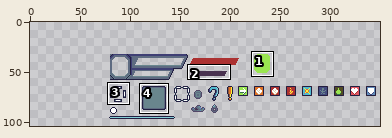
One commit to this pixel-art file: android/assets/ase/ui.ase. Above, an overview of the earlier version with the close-up marked.
Close-up. Earlier state:
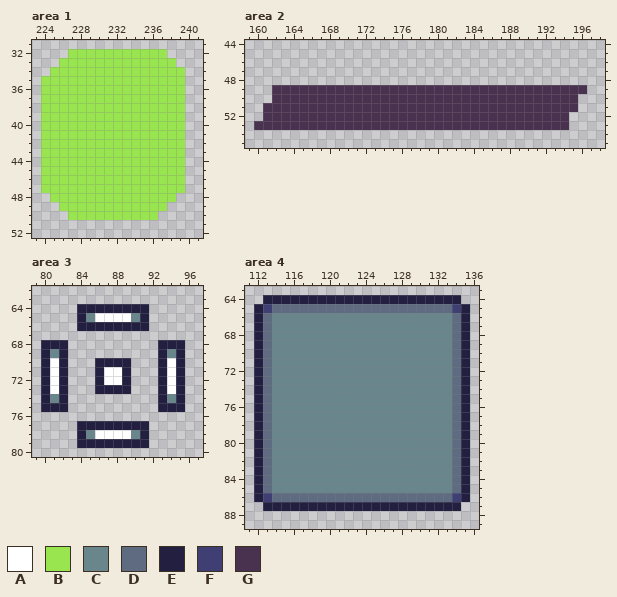
512x256 pixels, 1 frame. Shown: area 1: x 223..241, y 31..52; area 2: x 159..198, y 44..55; area 3: x 79..97, y 62..80; area 4: x 111..136, y 63..89. The wide view leaves out empty margins. The commit also changed other parts of the picture, which this record leaves out.
Palette (. is transparent): A #ffffff  B #99e550  C #69868d  D #5e6b81  E #221f41  F #3f3f74  G #493250
Pixels before, area 1, first column x 224:
32 ...BBBBBBBBBBB..
33 ..BBBBBBBBBBBBB.
34 .BBBBBBBBBBBBBBB
35 BBBBBBBBBBBBBBBB
36 BBBBBBBBBBBBBBBB
37 BBBBBBBBBBBBBBBB
38 BBBBBBBBBBBBBBBB
39 BBBBBBBBBBBBBBBB
40 BBBBBBBBBBBBBBBB
41 BBBBBBBBBBBBBBBB
42 BBBBBBBBBBBBBBBB
43 BBBBBBBBBBBBBBBB
44 BBBBBBBBBBBBBBBB
45 BBBBBBBBBBBBBBBB
46 BBBBBBBBBBBBBBBB
47 BBBBBBBBBBBBBBBB
48 .BBBBBBBBBBBBBB.
49 ..BBBBBBBBBBBB..
50 ...BBBBBBBBBB...
Pixels before, area 2, first column x 160:
49 ..GGGGGGGGGGGGGGGGGGGGGGGGGGGGGGGGGGG
50 ..GGGGGGGGGGGGGGGGGGGGGGGGGGGGGGGGGG.
51 .GGGGGGGGGGGGGGGGGGGGGGGGGGGGGGGGGGG.
52 .GGGGGGGGGGGGGGGGGGGGGGGGGGGGGGGGGG..
53 GGGGGGGGGGGGGGGGGGGGGGGGGGGGGGGGGGG..
Pixels before, area 3, first column x 80:
64 ....EEEEEEEE....
65 ....ECAAAACE....
66 ....EEEEEEEE....
67 ................
68 EEE..........EEE
69 ECE..........ECE
70 EAE...EEEE...EAE
71 EAE...EAAE...EAE
72 EAE...EAAE...EAE
73 EAE...EEEE...EAE
74 ECE..........ECE
75 EEE..........EEE
76 ................
77 ....EEEEEEEE....
78 ....ECAAAACE....
79 ....EEEEEEEE....
Pixels before, area 4, first column x 112:
64 .EEEEEEEEEEEEEEEEEEEEEE.
65 EFDDDDDDDDDDDDDDDDDDDDFE
66 EDCCCCCCCCCCCCCCCCCCCCDE
67 EDCCCCCCCCCCCCCCCCCCCCDE
68 EDCCCCCCCCCCCCCCCCCCCCDE
69 EDCCCCCCCCCCCCCCCCCCCCDE
70 EDCCCCCCCCCCCCCCCCCCCCDE
71 EDCCCCCCCCCCCCCCCCCCCCDE
72 EDCCCCCCCCCCCCCCCCCCCCDE
73 EDCCCCCCCCCCCCCCCCCCCCDE
74 EDCCCCCCCCCCCCCCCCCCCCDE
75 EDCCCCCCCCCCCCCCCCCCCCDE
76 EDCCCCCCCCCCCCCCCCCCCCDE
77 EDCCCCCCCCCCCCCCCCCCCCDE
78 EDCCCCCCCCCCCCCCCCCCCCDE
79 EDCCCCCCCCCCCCCCCCCCCCDE
80 EDCCCCCCCCCCCCCCCCCCCCDE
81 EDCCCCCCCCCCCCCCCCCCCCDE
82 EDCCCCCCCCCCCCCCCCCCCCDE
83 EDCCCCCCCCCCCCCCCCCCCCDE
84 EDCCCCCCCCCCCCCCCCCCCCDE
85 EDCCCCCCCCCCCCCCCCCCCCDE
86 EFDDDDDDDDDDDDDDDDDDDDFE
87 .EEEEEEEEEEEEEEEEEEEEEE.
Now the later version:
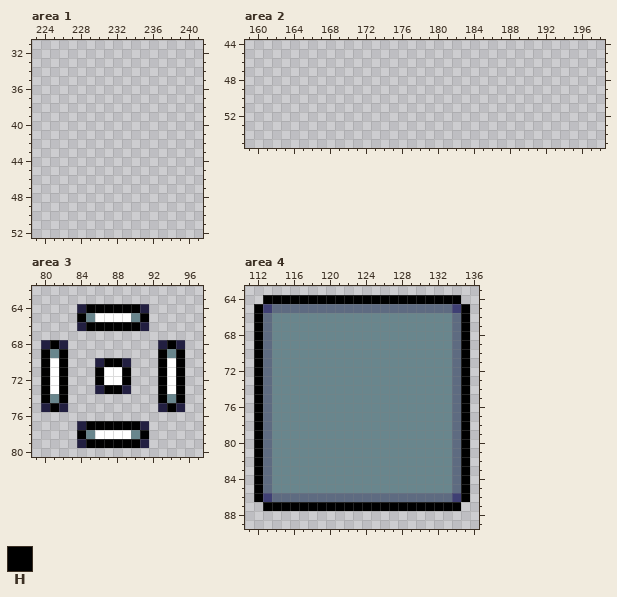
Colours new in this view: H #000000
Difference:
layer "ui/mana bar" removed
layer "ui/exp bar" removed
Changed rows in their new state; - is an unchanged pixel.
Area 1:
first column x 224:
32 ---...........--
33 --.............-
34 -...............
35 ................
36 ................
37 ................
38 ................
39 ................
40 ................
41 ................
42 ................
43 ................
44 ................
45 ................
46 ................
47 ................
48 -..............-
49 --............--
50 ---..........---
Area 2:
first column x 160:
49 --...................................
50 --..................................-
51 -...................................-
52 -..................................--
53 ...................................--
Area 3, layer "ui/utils/cursor":
first column x 80:
64 -----HHHHHH-----
65 ----H------H----
66 -----HHHHHH-----
68 -H------------H-
69 H-H----------H-H
70 H-H----HH----H-H
71 H-H---H--H---H-H
72 H-H---H--H---H-H
73 H-H----HH----H-H
74 H-H----------H-H
75 -H------------H-
77 -----HHHHHH-----
78 ----H------H----
79 -----HHHHHH-----
Area 4, layer "ui/inventory slot":
first column x 112:
64 -HHHHHHHHHHHHHHHHHHHHHH-
65 H----------------------H
66 H----------------------H
67 H----------------------H
68 H----------------------H
69 H----------------------H
70 H----------------------H
71 H----------------------H
72 H----------------------H
73 H----------------------H
74 H----------------------H
75 H----------------------H
76 H----------------------H
77 H----------------------H
78 H----------------------H
79 H----------------------H
80 H----------------------H
81 H----------------------H
82 H----------------------H
83 H----------------------H
84 H----------------------H
85 H----------------------H
86 H----------------------H
87 -HHHHHHHHHHHHHHHHHHHHHH-
